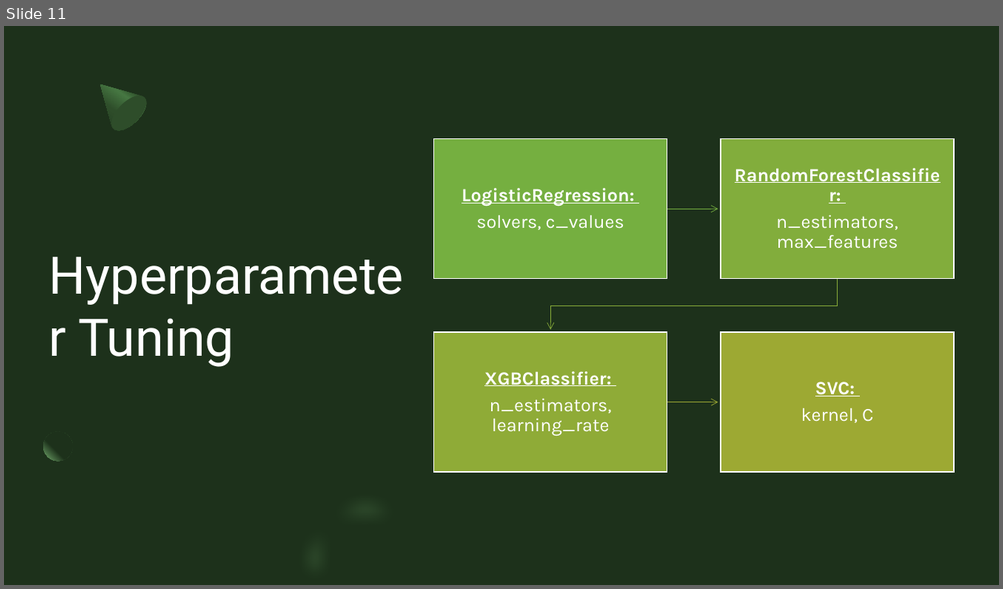
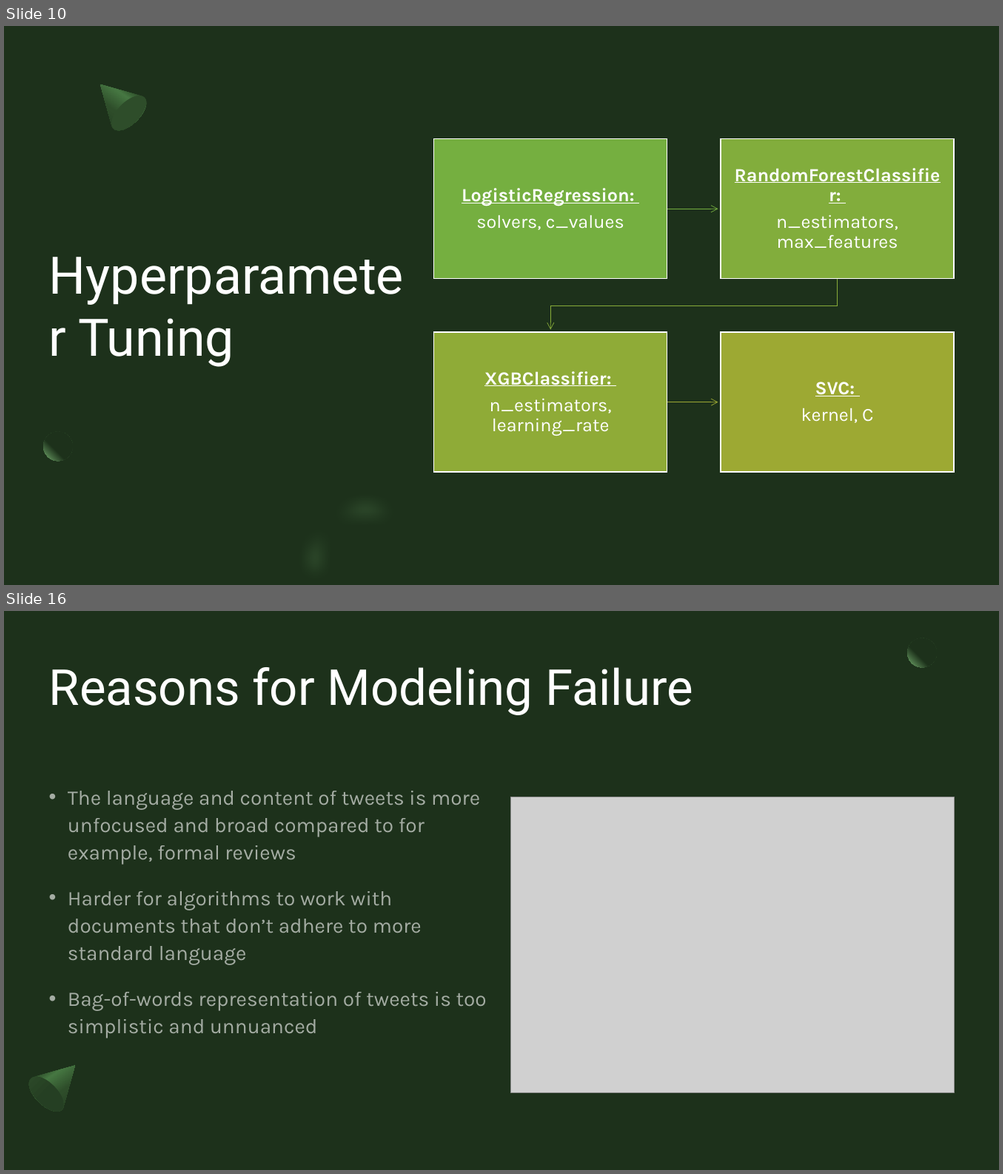
Before and after one commit to CroissantAhhh/NintendoTweets, a slide deck: Documents/Capstone3/NintendoTweetsSlideDeck.pptx. Shown one above the other, each under a label of ours: slide 11 before the commit, slides 10 and 16 after it; the slides between them are not shown. The pictures are 1003x589 and 1003x1174 pixels, drawn with LibreOffice and Linux fonts; fonts in the diff are those of the drawing; grey boxes stand for pictures. Boxes give left, top, right and bottom in pixels: in the first picture for what was removed or moved away, otherwise in the second. Text is boxed around its words. In the diff, an @@ line names an element or a change of style, - is before the commit and + after.

```diff
--- a/Documents/Capstone3/NintendoTweetsSlideDeck.pptx
+++ b/Documents/Capstone3/NintendoTweetsSlideDeck.pptx
@@ slide 16 added at box(4, 611, 999, 1170), background #1D311B @@
@@ ellipse added at box(908, 638, 936, 667), fill gradient #1D311B to #79B273 @@
@@ title added at box(49, 667, 693, 715), 48 pt, text #FFFFFF @@
+Reasons for Modeling Failure
@@ text added at box(68, 791, 486, 1039), 20 pt, text #FFFFFF at 60% opacity @@
+• The language and content of tweets is more unfocused and broad compared to for example, formal reviews
+• Harder for algorithms to work with documents that don’t adhere to more standard language
+• Bag-of-words representation of tweets is too simplistic and unnuanced
@@ picture added at box(511, 797, 954, 1093) @@
@@ freeform shape added at box(22, 1051, 91, 1118), fill gradient #2E4D2A to #467742 to #1D311B @@
@@ ellipse added at box(23, 1071, 70, 1119), fill gradient #253F23 to #2E4D2A @@
@@ what was slide 11 is now slide 10 @@
```
Also in this commit, not shown: 1 slide changed, 4 other slides added, 3 slides removed, 1 other file.
